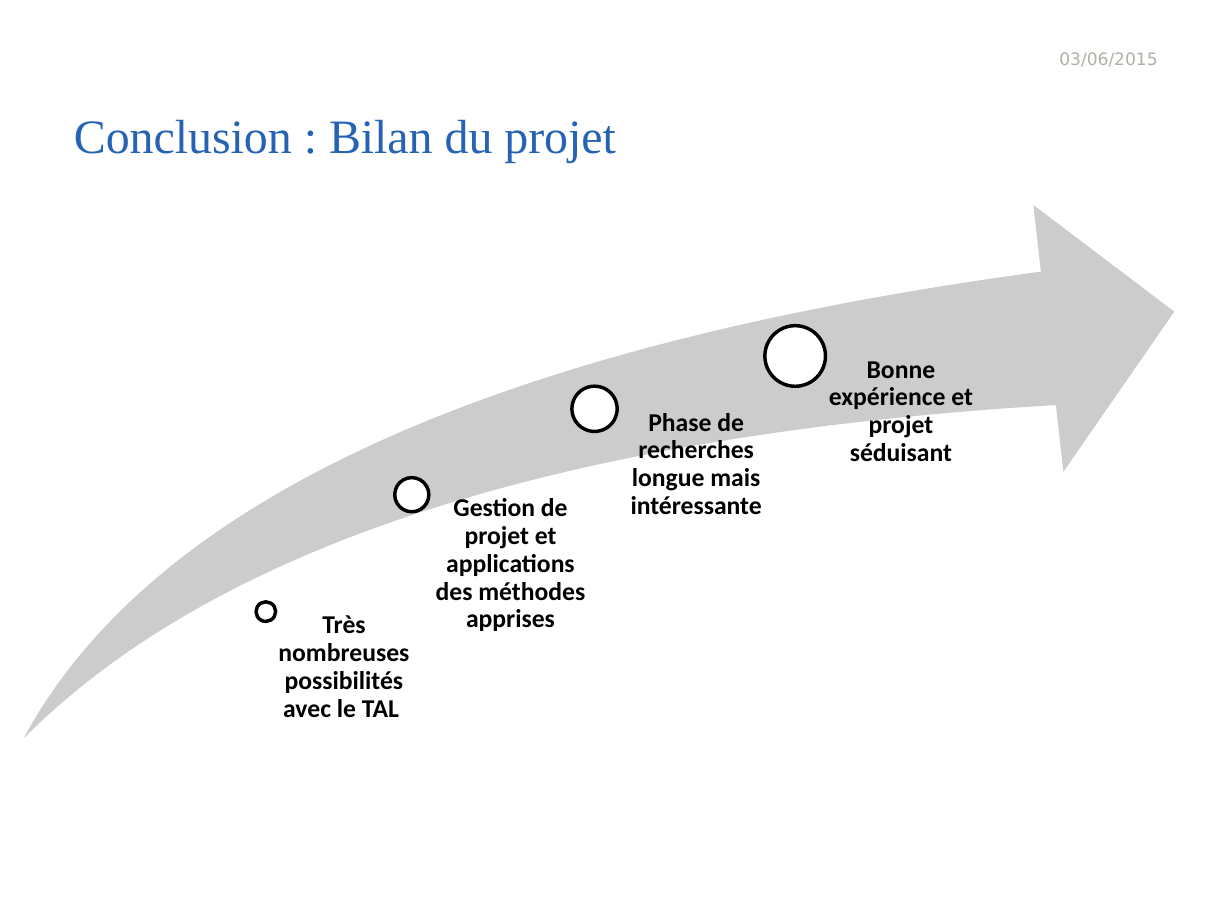
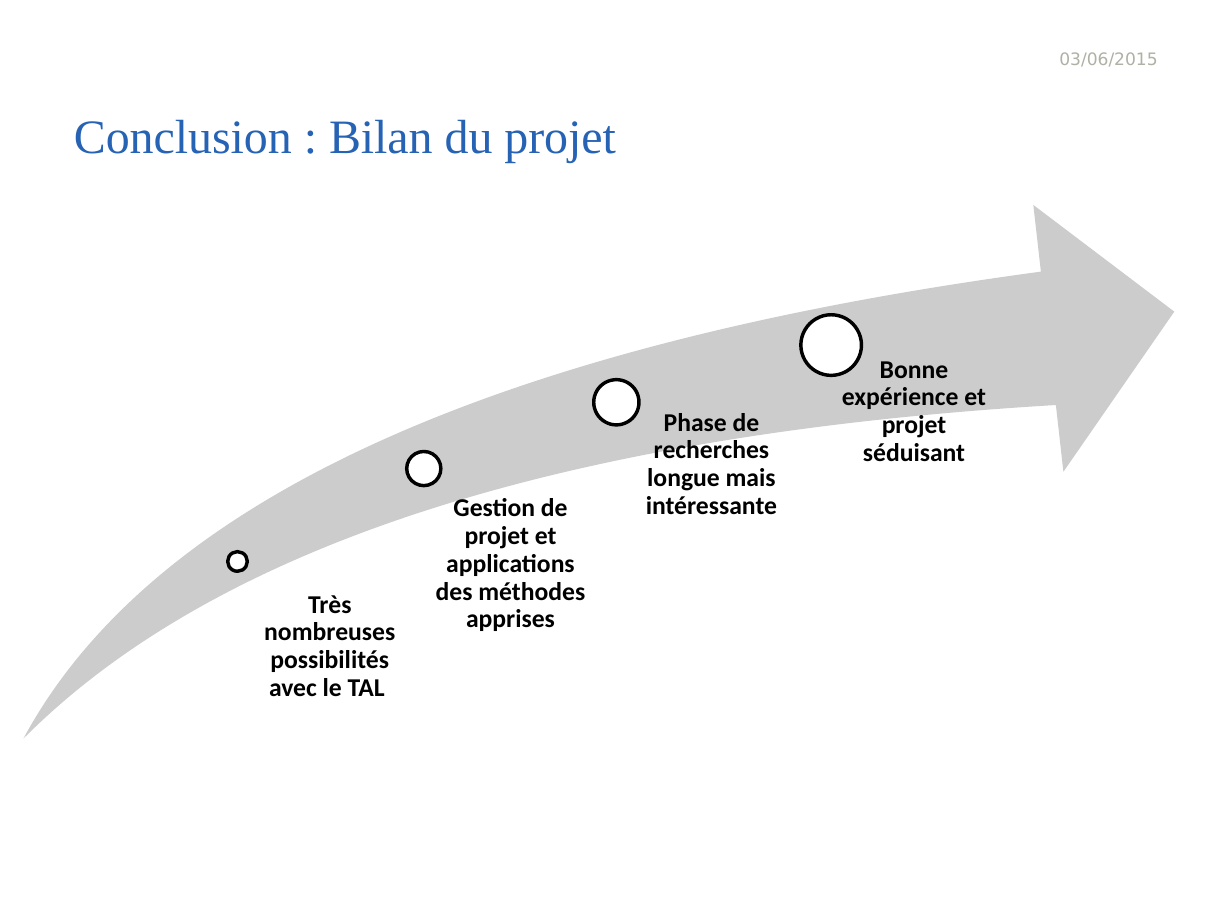
Before and after one commit to wael54/ProjetTER, a slide deck: slide 15 of Presentation_TER.pptx. Drawn at 1232x924 pixels with LibreOffice and Linux fonts; fonts in the diff are those of the drawing; background and template pictures are left out. Boxes give left, top, right and bottom in pixels: in the first picture for what was removed or moved away, otherwise in the second. Text is boxed around its words. In the diff, an @@ line names an element or a change of style, - is before the commit and + after.

```diff
--- a/Presentation_TER.pptx
+++ b/Presentation_TER.pptx
@@ ellipse: place and size @@
-ellipse at <box>765,325,825,386</box>
+ellipse at <box>801,315,861,376</box>
@@ text "Bonne expérience et projet séduisant": place and size @@
-text "Bonne expérience et projet séduisant" at <box>829,361,973,462</box>
+text "Bonne expérience et projet séduisant" at <box>842,361,986,462</box>
@@ ellipse: place and size @@
-ellipse at <box>572,386,617,431</box>
+ellipse at <box>594,379,639,425</box>
@@ text "Phase de recherches longue mais ...": place and size @@
-text "Phase de recherches longue mais ..." at <box>631,413,762,515</box>
+text "Phase de recherches longue mais ..." at <box>646,413,777,515</box>
@@ ellipse: place and size @@
-ellipse at <box>394,478,429,513</box>
+ellipse at <box>407,451,441,485</box>
@@ ellipse: place and size @@
-ellipse at <box>256,601,276,621</box>
+ellipse at <box>228,552,248,572</box>
@@ text "Très nombreuses possibilités avec le ...": place and size @@
-text "Très nombreuses possibilités avec le ..." at <box>278,615,409,718</box>
+text "Très nombreuses possibilités avec le ..." at <box>264,595,395,697</box>
```
Also in this commit, not shown: 1 other slide changed, 6 other files.
